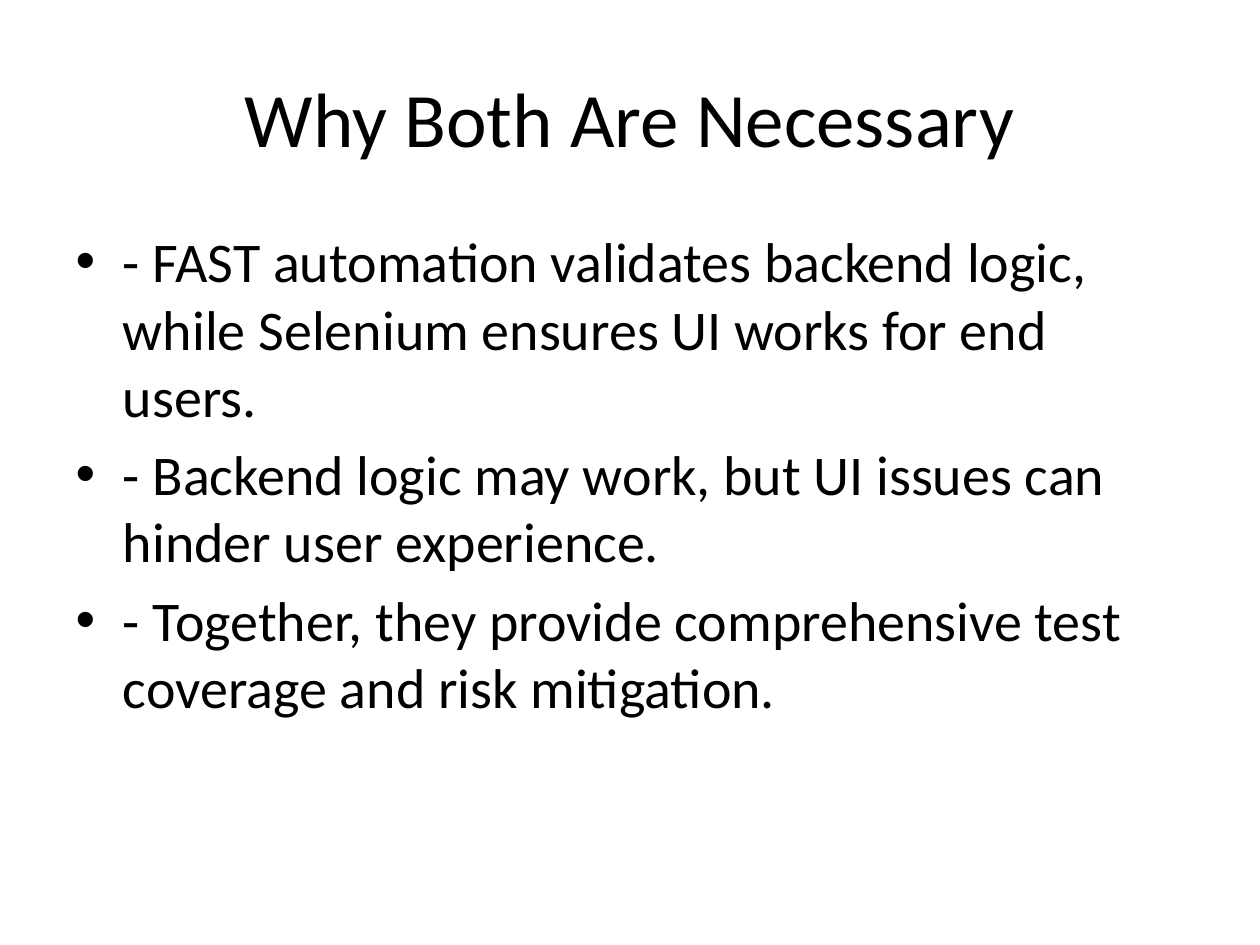
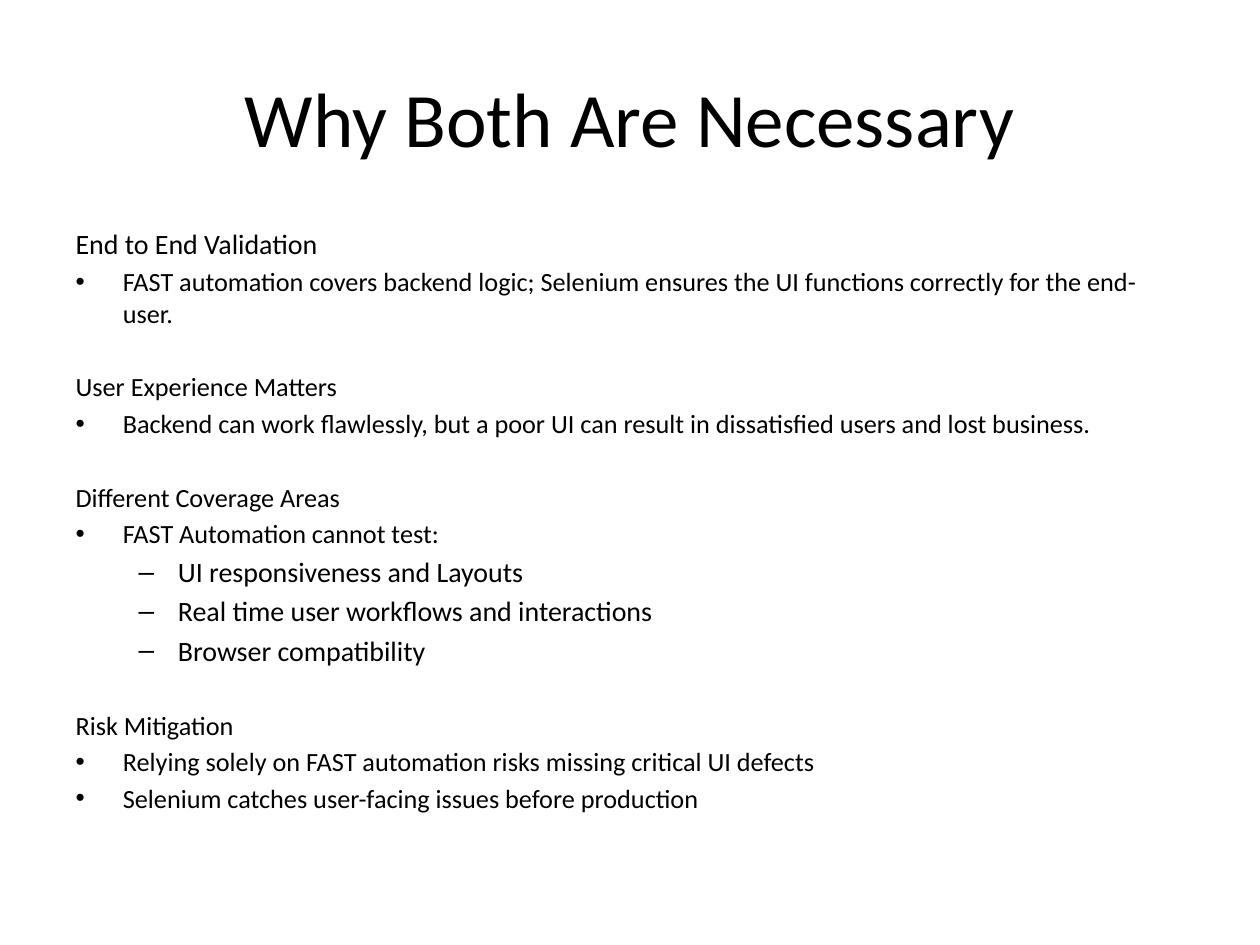
Before and after one commit to leelasan/Automation, a slide deck: slide 7 of Selenium_vs_FAST_Automation.pptx. Drawn at 1260x945 pixels with LibreOffice and Linux fonts; fonts in the diff are those of the drawing. Boxes give left, top, right and bottom in pixels: in the first picture for what was removed or moved away, otherwise in the second. Text is boxed around its words. In the diff, an @@ line names an element or a change of style, - is before the commit and + after.

```diff
--- a/Selenium_vs_FAST_Automation.pptx
+++ b/Selenium_vs_FAST_Automation.pptx
@@ text at (x1=76, y1=234, x2=1136, y2=813): text changed; size 32 to 15 pt @@
-• - FAST automation validates backend logic, while Selenium ensures UI works for end users.
-• - Backend logic may work, but UI issues can hinder user experience.
-• - Together, they provide comprehensive test coverage and risk mitigation.
+End to End Validation
+• FAST automation covers backend logic; Selenium ensures the UI functions correctly for the end-user.
+User Experience Matters
+• Backend can work flawlessly, but a poor UI can result in dissatisfied users and lost business.
+Different Coverage Areas
+• FAST Automation cannot test:
+  – UI responsiveness and Layouts
+  – Real time user workflows and interactions
+  – Browser compatibility
+Risk Mitigation
+• Relying solely on FAST automation risks missing critical UI defects
+• Selenium catches user-facing issues before production
```
Also in this commit, not shown: 8 other slides changed, 2 slides added, 2 other files.
